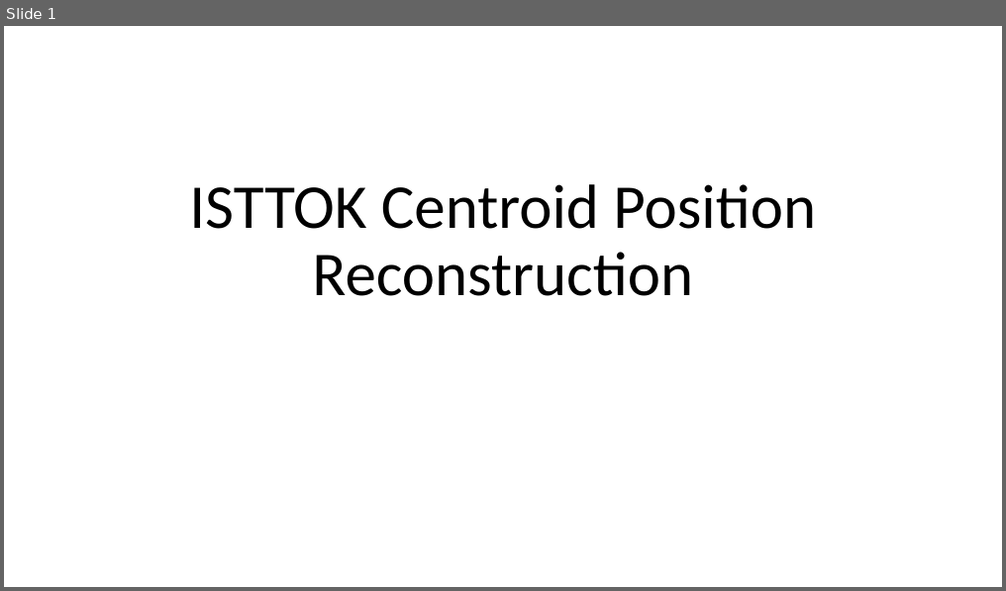
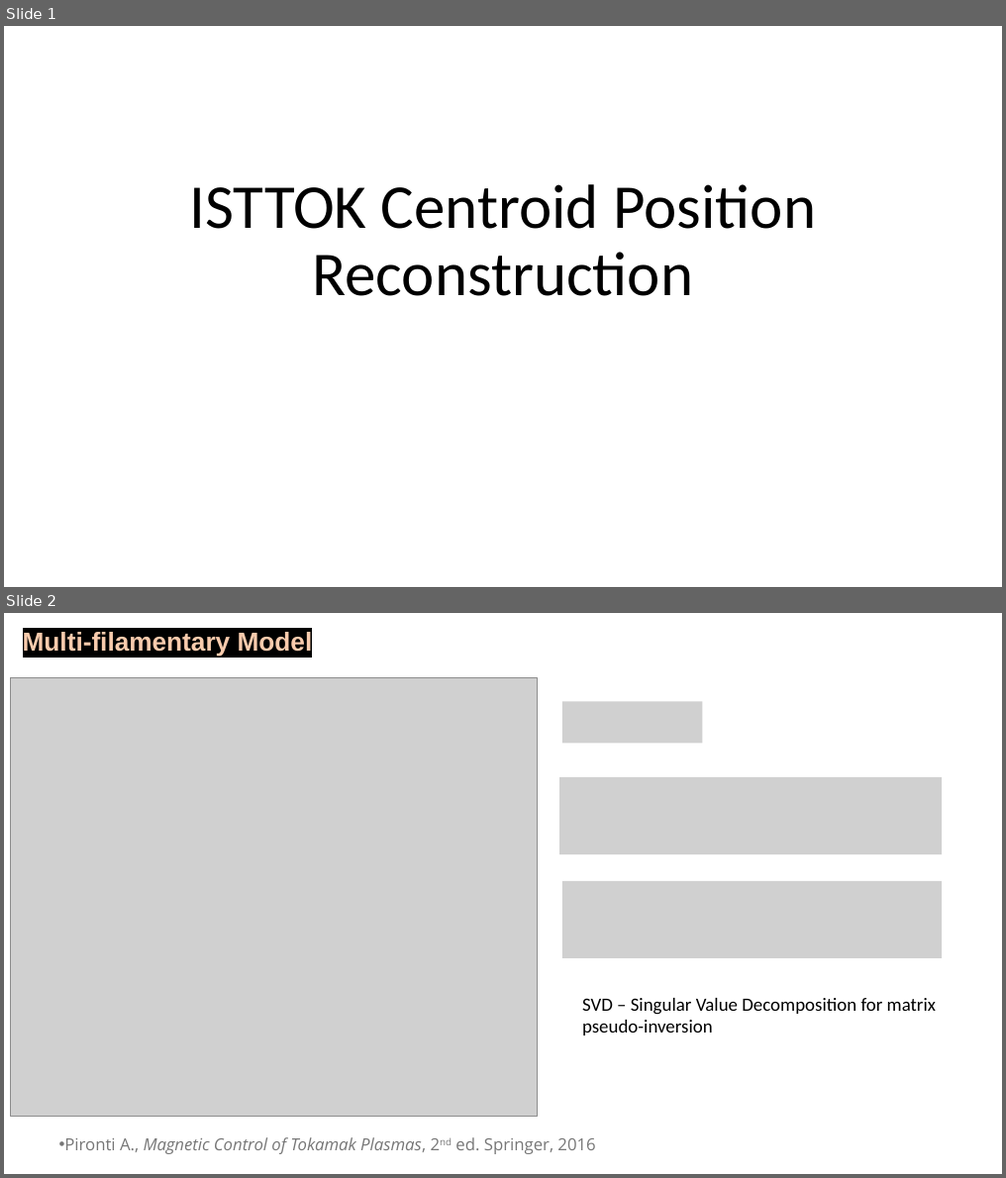
Before and after one commit to Sakbe/Multifilament_noCentralFilament, a slide deck: ISTTOK Centroid Position Reconstruction.pptx. Shown one above the other, each under a label of ours: slide 1 before the commit, slides 1 and 2 after it. The pictures are 1006x591 and 1006x1178 pixels, drawn with LibreOffice and Linux fonts; fonts in the diff are those of the drawing; grey boxes stand for pictures. Boxes give left, top, right and bottom in pixels: in the first picture for what was removed or moved away, otherwise in the second. Text is boxed around its words. In the diff, an @@ line names an element or a change of style, - is before the commit and + after.

```diff
--- a/ISTTOK Centroid Position Reconstruction.pptx
+++ b/ISTTOK Centroid Position Reconstruction.pptx
@@ slide 2 added at (4,613,1002,1174), background #FFFFFF @@
@@ text added at (23,630,313,657), 25 pt, text #F8CBAD, bold @@
+Multi-filamentary Model
@@ picture added at (11,677,537,1117) @@
@@ picture added at (562,701,703,743) @@
@@ picture added at (559,777,943,854) @@
@@ picture added at (562,881,943,959) @@
@@ text added at (582,998,936,1036), 18 pt, text #000000 @@
+SVD – Singular Value Decomposition for matrix
+pseudo-inversion
@@ text added at (64,1138,595,1155), 16 pt, text #777777, italic @@
+• Pironti A., Magnetic Control of Tokamak Plasmas, 2nd ed. Springer, 2016
```
Also in this commit, not shown: 1 slide changed, 4 other slides added, 1 slide removed, 2 other files.
